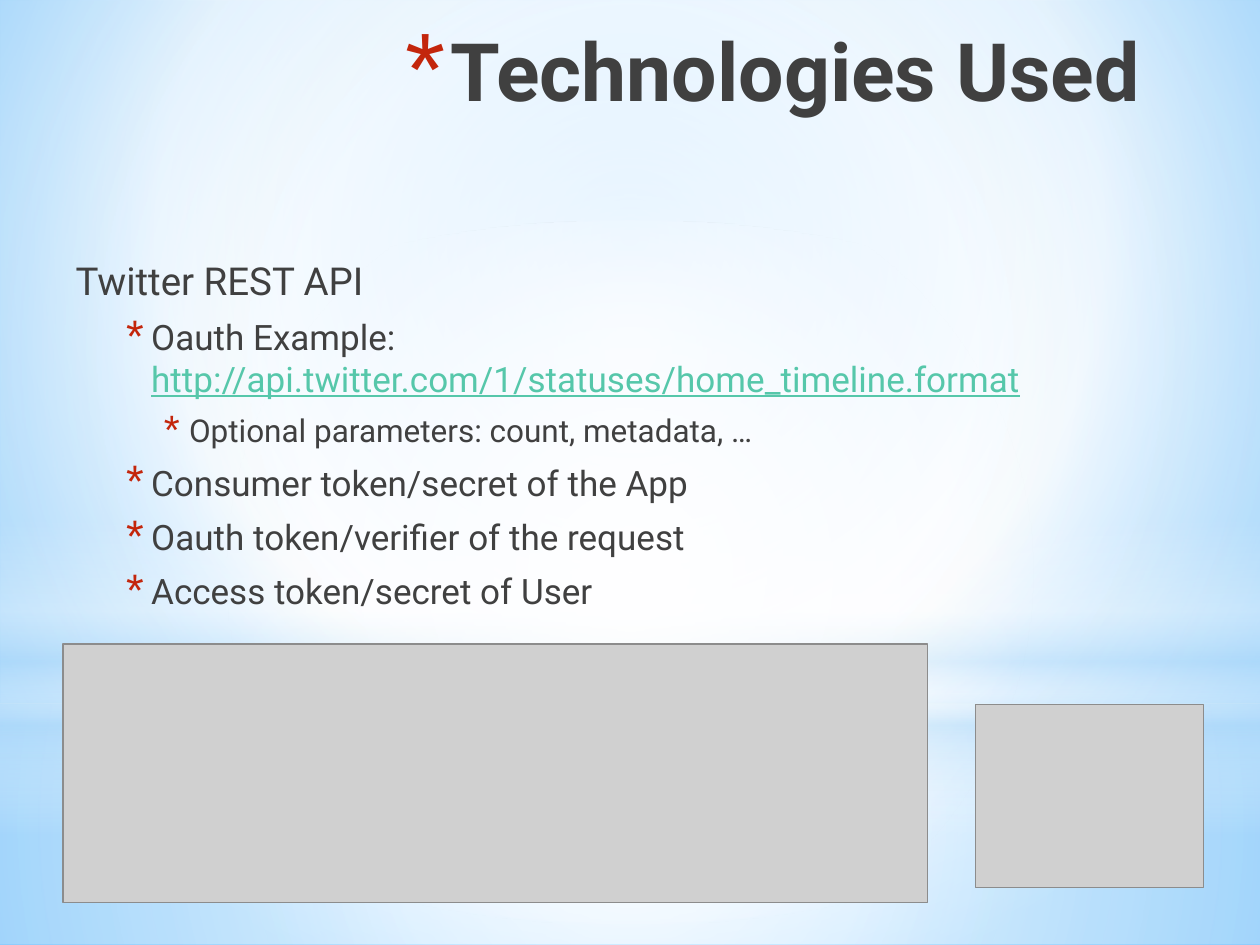
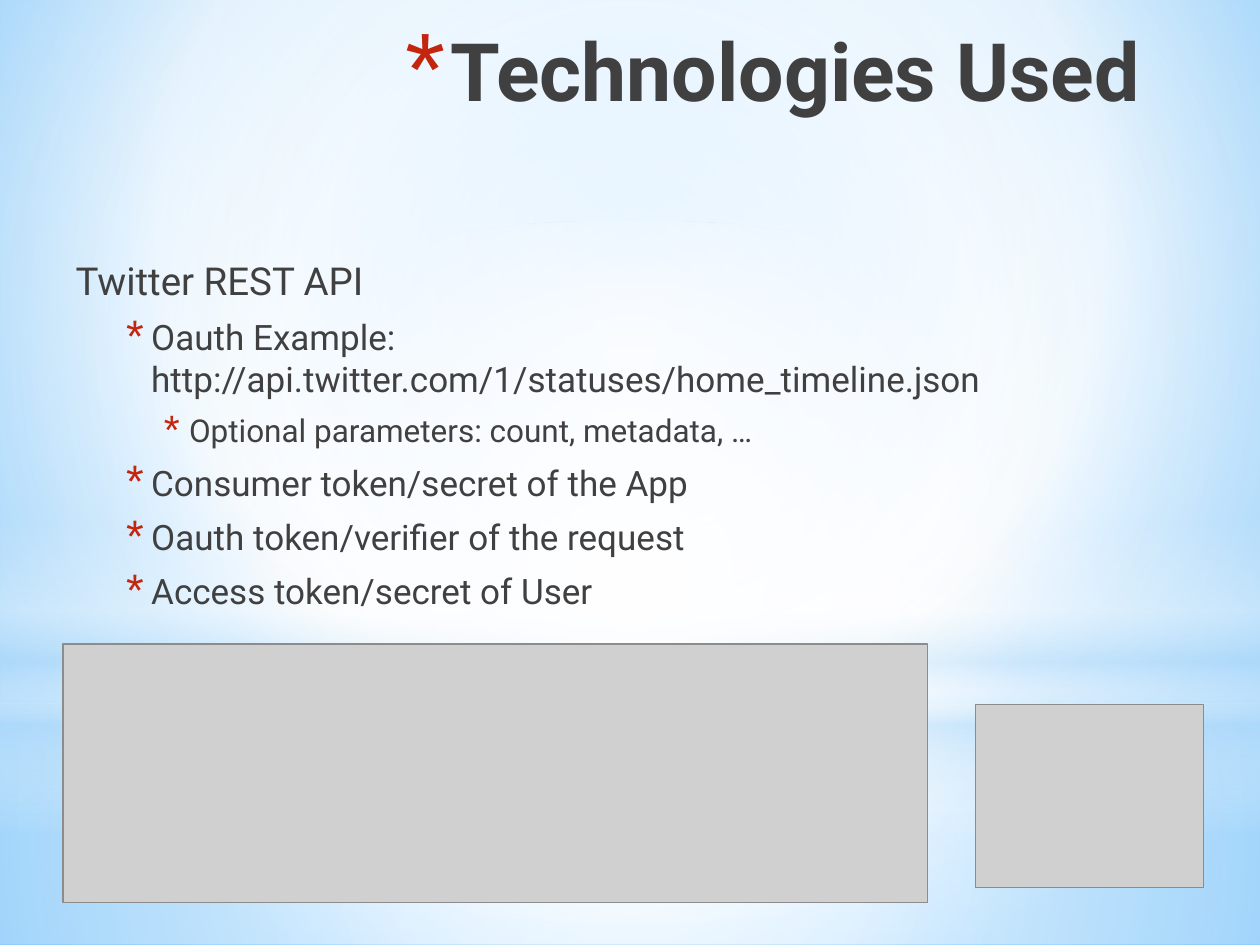
Before and after one commit to ewgarci/CloudProject, a slide deck: slide 8 of FinalProjPresentation.pptx. Drawn at 1260x945 pixels with LibreOffice and Linux fonts; fonts in the diff are those of the drawing; grey boxes stand for pictures; background and template pictures are left out. Boxes give left, top, right and bottom in pixels: in the first picture for what was removed or moved away, otherwise in the second. Text is boxed around its words. In the diff, an @@ line names an element or a change of style, - is before the commit and + after.

Commit message:
final version of slides

```diff
--- a/FinalProjPresentation.pptx
+++ b/FinalProjPresentation.pptx
@@ text at [151,323,980,400]: text changed; text colour #56C7AA to #404040 @@
-  * Oauth Example: http://api.twitter.com/1/statuses/home_timeline.format
+  * Oauth Example: http://api.twitter.com/1/statuses/home_timeline.json
```
Also in this commit, not shown: 1 other slide changed.
